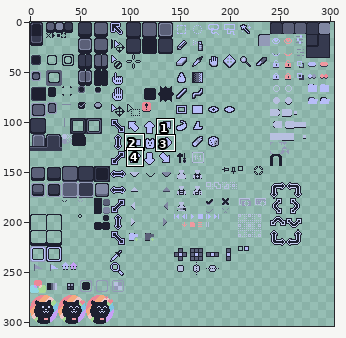
One commit to this sprite sheet: themes/macchiato/catppuccin-theme-macchiato/sheet.png. The picture above shows the old version from afar; the outline marks the close-up.
Close-up. Before the commit:
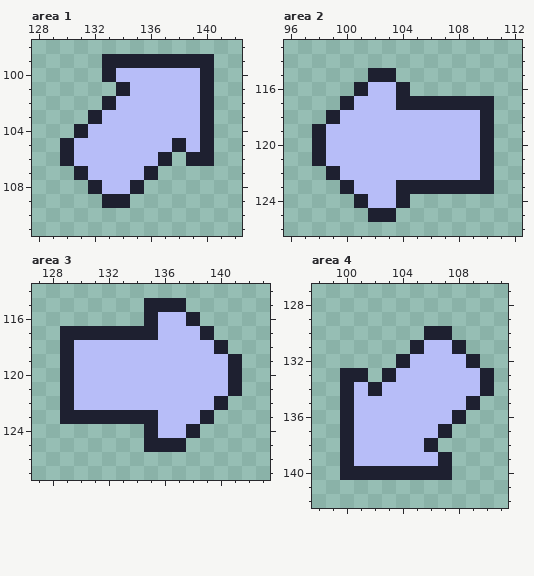
The file is 304x304 pixels. Shown: area 1: x 128..142, y 98..111; area 2: x 96..112, y 113..126; area 3: x 127..143, y 114..127; area 4: x 98..111, y 127..142. The commit also changed other parts of the picture, which this record leaves out.
The result:
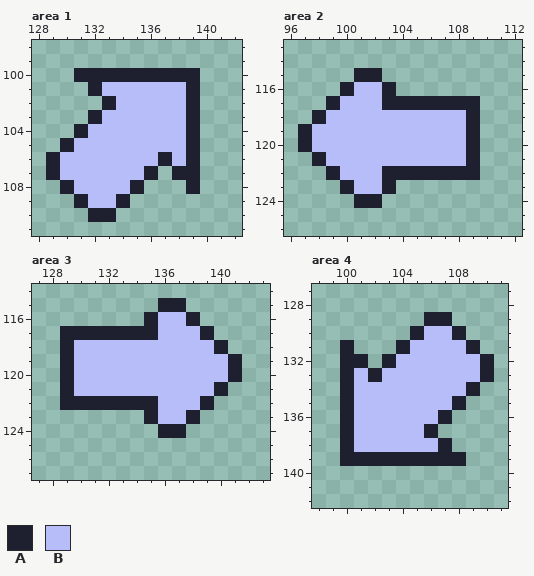
Palette (. is transparent): A #1e2030  B #b7bdf8
Diff:
Area 1:
There is now colour A in row 100 at x 131 to 132; in row 101 at x 132; in row 106 at x 129; in row 107 at x 129 and 138 to 139; in row 108 at x 130 and 139; in row 109 at x 131.
There is now colour A in row 110 at x 132 to 133.
The edit turns colour B into colour A in row 100 at x 134 to 139; in rows 101 to 105 at x 139.
There is now colour B in row 101 at x 133; in row 106 at x 138; in row 107 at x 130; in row 108 at x 131; in row 109 at x 132.
The edit turns colour A into colour B in row 101 at x 134; in row 105 at x 138; in row 106 at x 130; in row 107 at x 131; in row 108 at x 132; in row 109 at x 133.
The author cleared colour A in row 99 at x 133 to 140; in rows 100 to 106 at x 140.
Area 2:
There is now colour A in row 115 at x 101; in row 116 at x 100; in row 117 at x 99; in row 118 at x 98; in rows 119 to 120 at x 97.
The edit turns colour B into colour A in rows 116 to 117 at x 103; in rows 118 to 121 at x 109; in row 122 at x 103 to 109; in row 123 at x 103; in row 124 at x 102.
The edit turns colour A into colour B in row 116 at x 101; in row 117 at x 100; in row 118 at x 99; in rows 119 to 120 at x 98.
The author cleared colour A in row 115 at x 103; in row 116 at x 104; in rows 117 to 122 at x 110; in row 123 at x 104 to 110; in row 124 at x 104; in row 125 at x 102 to 103.
The author cleared colour B in row 124 at x 103.
Area 3:
The edit turns colour B into colour A in row 121 at x 140; in row 122 at x 130 to 135 and 139; in row 123 at x 138; in row 124 at x 136 to 137.
The author cleared colour A in row 115 at x 135; in row 121 at x 141; in row 122 at x 140; in row 123 at x 129 to 134 and 139; in row 124 at x 135 and 138; in row 125 at x 135 to 137.
Area 4:
There is now colour A in row 129 at x 106 to 107; in row 130 at x 105 and 108; in row 131 at x 100, 104 and 109; in row 132 at x 100 to 101, 103 and 110; in row 133 at x 102; in row 138 at x 107.
There is now colour A in row 139 at x 108.
The edit turns colour B into colour A in row 134 at x 109; in row 135 at x 108; in row 136 at x 107; in row 137 at x 106; in row 139 at x 101 to 106.
The edit turns colour A into colour B in row 130 at x 106 to 107; in row 131 at x 105 and 108; in row 132 at x 104 and 109; in row 133 at x 101 and 103; in row 134 at x 102; in row 138 at x 106.
The author cleared colour A in row 134 at x 110; in row 135 at x 109; in row 136 at x 108; in row 137 at x 107; in row 140 at x 100 to 107.
Where, in picture pixels (left, top, right, bottom), the same in both close-ups:
changed: (46, 54, 214, 222)
changed: (298, 68, 494, 222)
erased: (144, 298, 158, 312)
changed: (60, 382, 242, 452)
changed: (340, 312, 494, 480)
